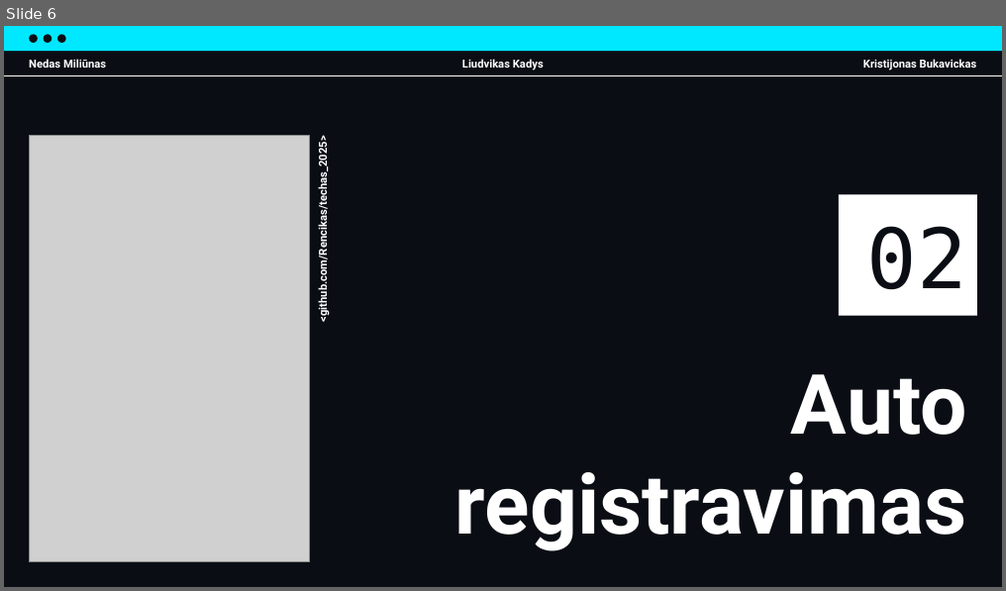
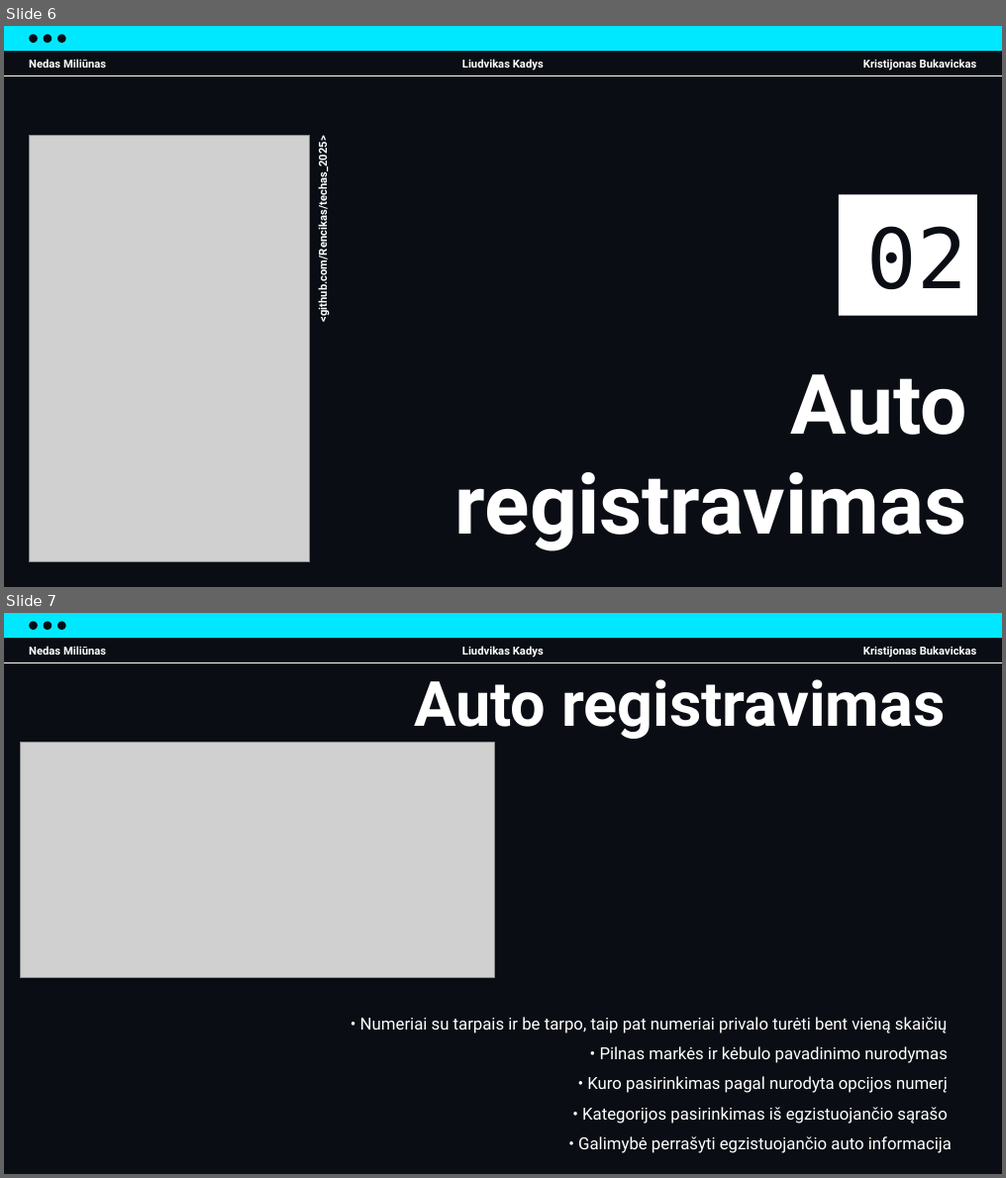
Before and after one commit to Rencikas/techas_2025, a slide deck: Prezentacijos/IT_Projektas_Final.pptx. Shown one above the other, each under a label of ours: slide 6 before the commit, slides 6 and 7 after it. The pictures are 1006x591 and 1006x1178 pixels, drawn with LibreOffice and Linux fonts; fonts in the diff are those of the drawing; grey boxes stand for pictures. Boxes give left, top, right and bottom in pixels: in the first picture for what was removed or moved away, otherwise in the second. Text is boxed around its words. In the diff, an @@ line names an element or a change of style, - is before the commit and + after.

```diff
--- a/Prezentacijos/IT_Projektas_Final.pptx
+++ b/Prezentacijos/IT_Projektas_Final.pptx
@@ slide 7 added at (x1=4, y1=613, x2=1002, y2=1174), background #0A0E14; not listed: 4 template elements that a slide beside it also shows @@
@@ line added from (4, 663) to (1002, 663), #FFFFFF 0.75 pt @@
@@ text added at (x1=29, y1=646, x2=106, y2=655), 8 pt, text #FFFFFF, bold @@
+Nedas Miliūnas
@@ text added at (x1=462, y1=646, x2=544, y2=658), 8 pt, text #FFFFFF, bold @@
+Liudvikas Kadys
@@ text added at (x1=863, y1=646, x2=977, y2=658), 8 pt, text #FFFFFF, bold @@
+Kristijonas Bukavickas
@@ title added at (x1=414, y1=679, x2=944, y2=739), 45 pt, text #FFFFFF, bold @@
+Auto registravimas
@@ picture added at (x1=20, y1=743, x2=494, y2=978) @@
@@ subtitle added at (x1=360, y1=1017, x2=951, y2=1154), 12 pt, text #FFFFFF @@
+• Numeriai su tarpais ir be tarpo, taip pat numeriai privalo turėti bent vieną skaičių
+• Pilnas markės ir kėbulo pavadinimo nurodymas
+• Kuro pasirinkimas pagal nurodyta opcijos numerį
+• Kategorijos pasirinkimas iš egzistuojančio sąrašo
+• Galimybė perrašyti egzistuojančio auto informacija
```
Also in this commit, not shown: 8 slides changed, 1 slide removed.
